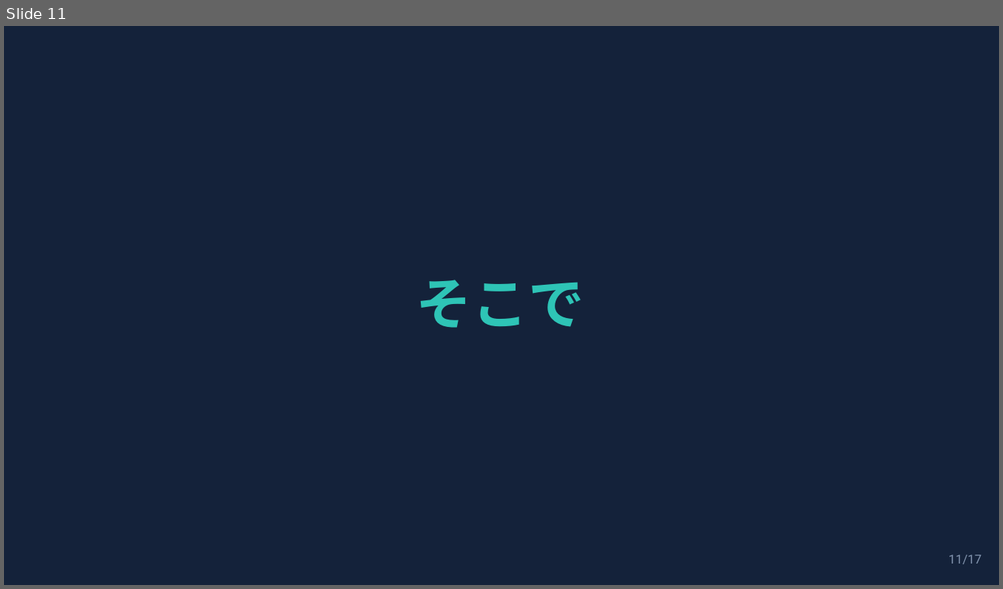
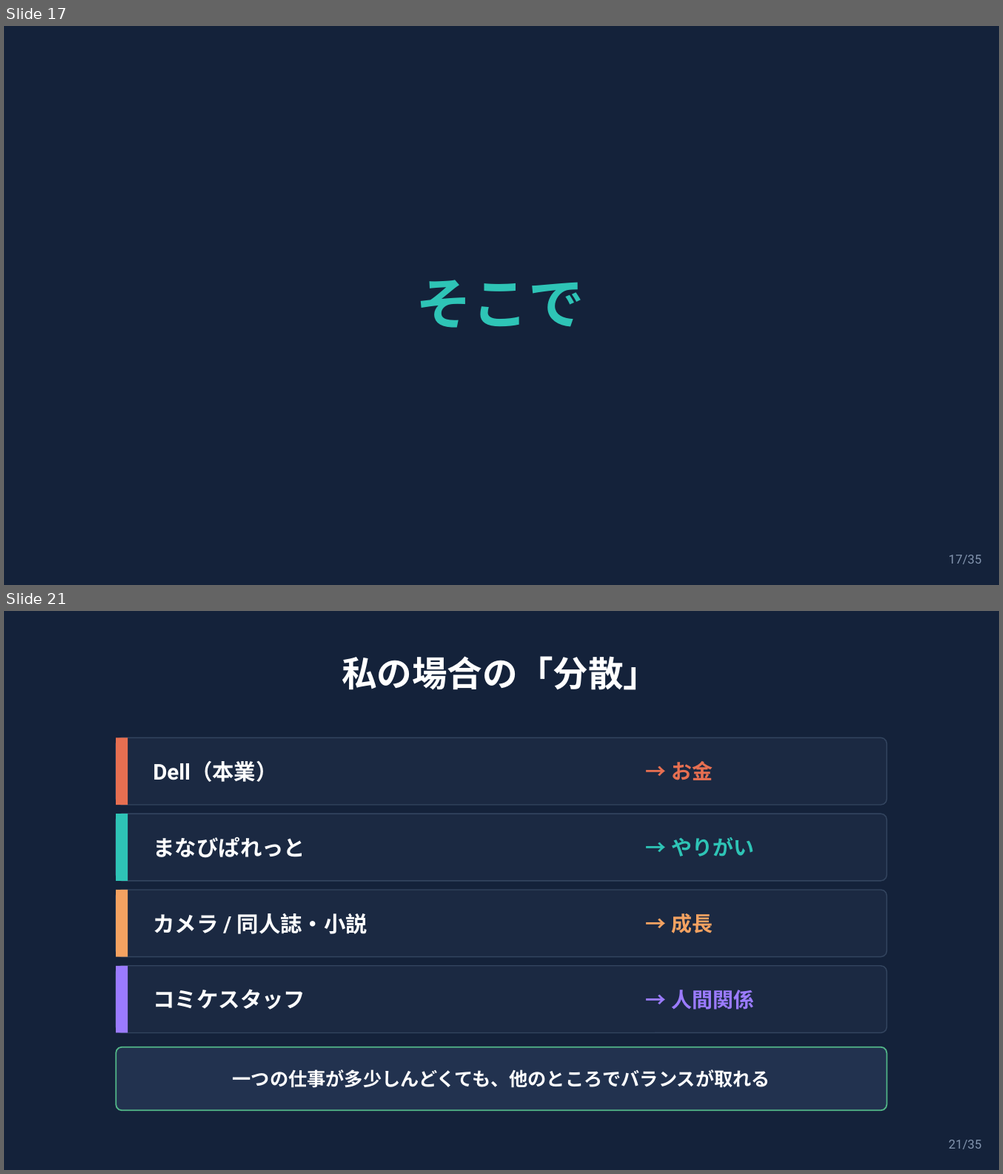
Before and after one commit to syukugennmathto/claude-daily-routines, a slide deck: build/career_talk_setagaya.pptx. Shown one above the other, each under a label of ours: slide 11 before the commit, slides 17 and 21 after it; the slides between them are not shown. The pictures are 1003x589 and 1003x1174 pixels, drawn with LibreOffice and Linux fonts; fonts in the diff are those of the drawing. Boxes give left, top, right and bottom in pixels: in the first picture for what was removed or moved away, otherwise in the second. Text is boxed around its words. In the diff, an @@ line names an element or a change of style, - is before the commit and + after.

```diff
--- a/build/career_talk_setagaya.pptx
+++ b/build/career_talk_setagaya.pptx
@@ slide 21 added at box(4, 611, 999, 1170), background #14223A @@
@@ text added at box(341, 656, 658, 690), 34 pt, text #FFFFFF, bold @@
+私の場合の「分散」
@@ rounded rectangle added at box(116, 738, 887, 805), fill #1B2942, outline #33455F 1 pt @@
@@ rectangle added at box(116, 738, 128, 805), fill #E76F51 @@
@@ text added at box(153, 761, 277, 782), 21 pt, text #FFFFFF, bold @@
+Dell（本業）
@@ text added at box(671, 761, 712, 780), 20 pt, text #E76F51, bold @@
+→ お金
@@ rounded rectangle added at box(116, 814, 887, 881), fill #1B2942, outline #33455F 1 pt @@
@@ rectangle added at box(116, 814, 128, 881), fill #2EC4B6 @@
@@ text added at box(153, 837, 305, 858), 21 pt, text #FFFFFF, bold @@
+まなびぱれっと
@@ text added at box(671, 837, 754, 857), 20 pt, text #2EC4B6, bold @@
+→ やりがい
@@ rounded rectangle added at box(116, 890, 887, 957), fill #1B2942, outline #33455F 1 pt @@
@@ rectangle added at box(116, 890, 128, 957), fill #F4A261 @@
@@ text added at box(153, 914, 367, 934), 21 pt, text #FFFFFF, bold @@
+カメラ / 同人誌・小説
@@ text added at box(671, 914, 712, 934), 20 pt, text #F4A261, bold @@
+→ 成長
@@ rounded rectangle added at box(116, 966, 887, 1034), fill #1B2942, outline #33455F 1 pt @@
@@ rectangle added at box(116, 966, 128, 1034), fill #9B7BFF @@
@@ text added at box(153, 989, 305, 1010), 21 pt, text #FFFFFF, bold @@
+コミケスタッフ
@@ text added at box(671, 990, 754, 1010), 20 pt, text #9B7BFF, bold @@
+→ 人間関係
@@ rounded rectangle added at box(116, 1048, 887, 1111), fill #22324F, outline #52B788 1.25 pt @@
@@ text added at box(233, 1070, 770, 1088), 18 pt, text #FFFFFF, bold @@
+一つの仕事が多少しんどくても、他のところでバランスが取れる
@@ text added at box(948, 1140, 982, 1150), 12 pt, text #8294AE @@
+21/35
@@ what was slide 11 is now slide 17 @@
@@ slide 17 changed as well @@
@@ text at box(948, 555, 982, 565): text changed @@
-11/17
+17/35
```
Also in this commit, not shown: 16 other slides changed, 17 other slides added, 3 other files.
